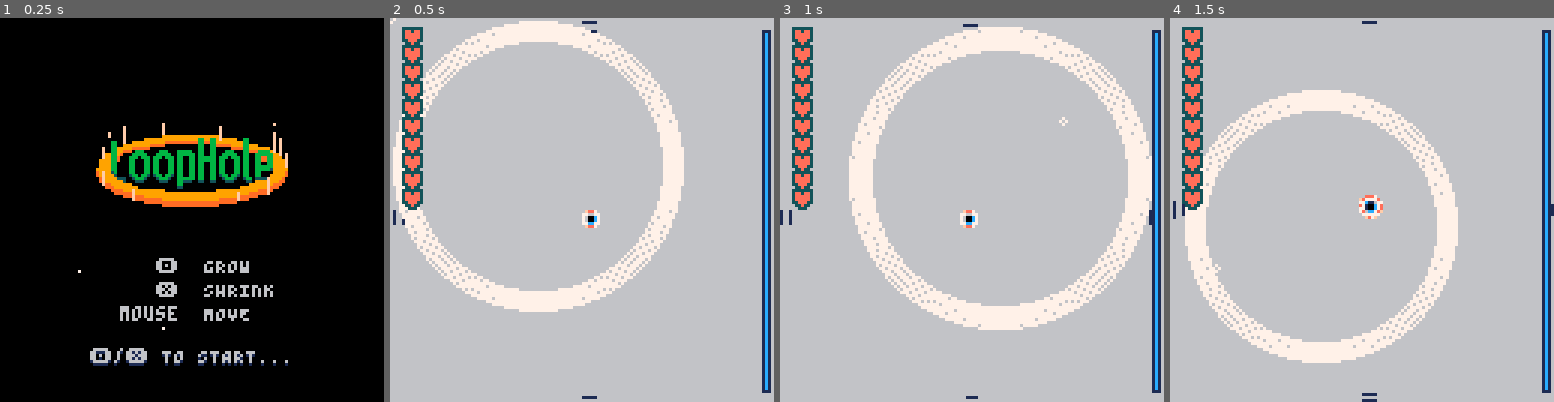
Above: before the commit, frames 1-4 (left to right).
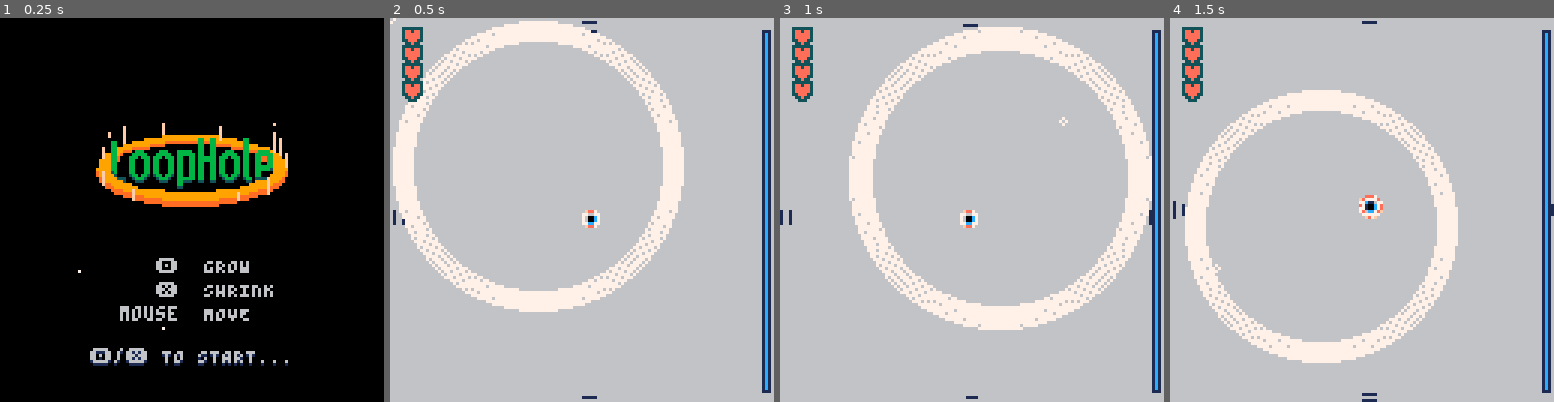
Above: after the commit, the same moments.

Repository: Alfie-Edwards/LoopHole
Game: PICO-8 cartridge loop.p8
The game is run twice, just before and just after one commit, with the same random seed, the same clock (stepped at 60 frames per second) and the same inputs.
Inputs (mouse positions are in pixels of both pictures, inside the frame that each line leads up to):
- Up to frame 1 (0.25 s): no input
- Up to frame 2 (0.5 s): tap X (X key) at 0.33 s
- Up to frame 3 (1 s): click (1060, 121) at 0.67 s; tap O (Z key) at 0.7 s
- Up to frame 4 (1.5 s): tap X (X key) at 1.07 s; click (1216, 267) at 1.22 s

Frame 1 is identical in both runs. In frame 2, 1.5% of the frame differs, in the area x 3-9%, y 21-50%; in frame 3, 1.5%; in frame 4, 1.5%.

Commit message:
Tweak virus difficulty and reduce health to 4

Diff:
--- a/loop.p8
+++ b/loop.p8
@@ -52,7 +52,7 @@
 loop_min_r = 6
 loop_nudge_amount = 0.5
 
-loop_max_health = 10
+loop_max_health = 4
 loop_resize_rate = 2.5
 
 paralax_amount = 0.1
--- a/timeline.lua
+++ b/timeline.lua
@@ -679,12 +679,12 @@
 					return sprite_curio({
 						a = rnd(1),
 						dist = dist,
-						r = 6 + progress,
+						r = 6 + progress * 0.9,
 						id = sprite_groups.virus[1 + (i % 7)],
 					})
 				end
 			),
-			for_progress(40, 55, 0.7,
+			for_progress(40, 55, 1.5,
 				function(i, progress)
 					return sprite_curio({
 						a = rnd(1),
